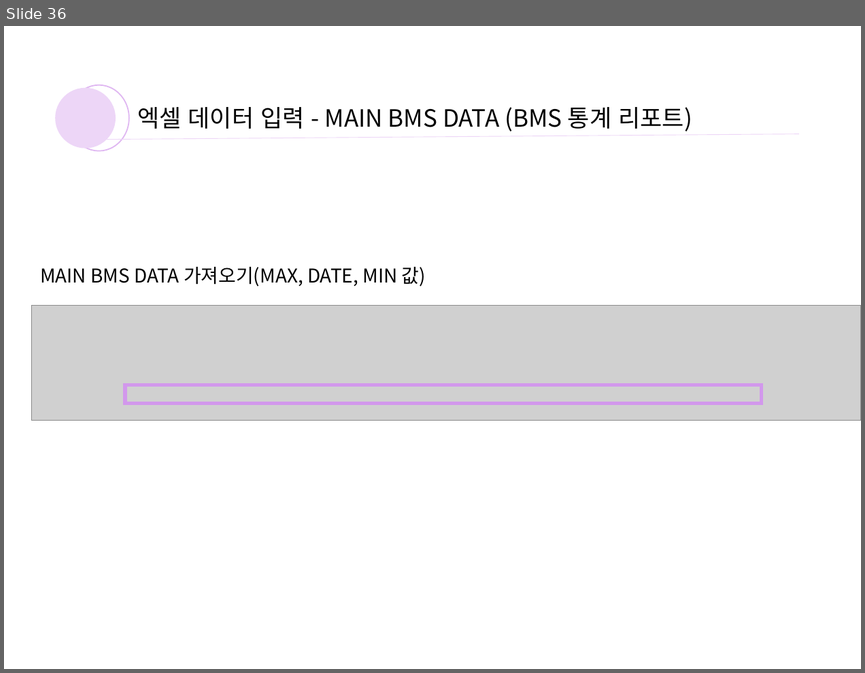
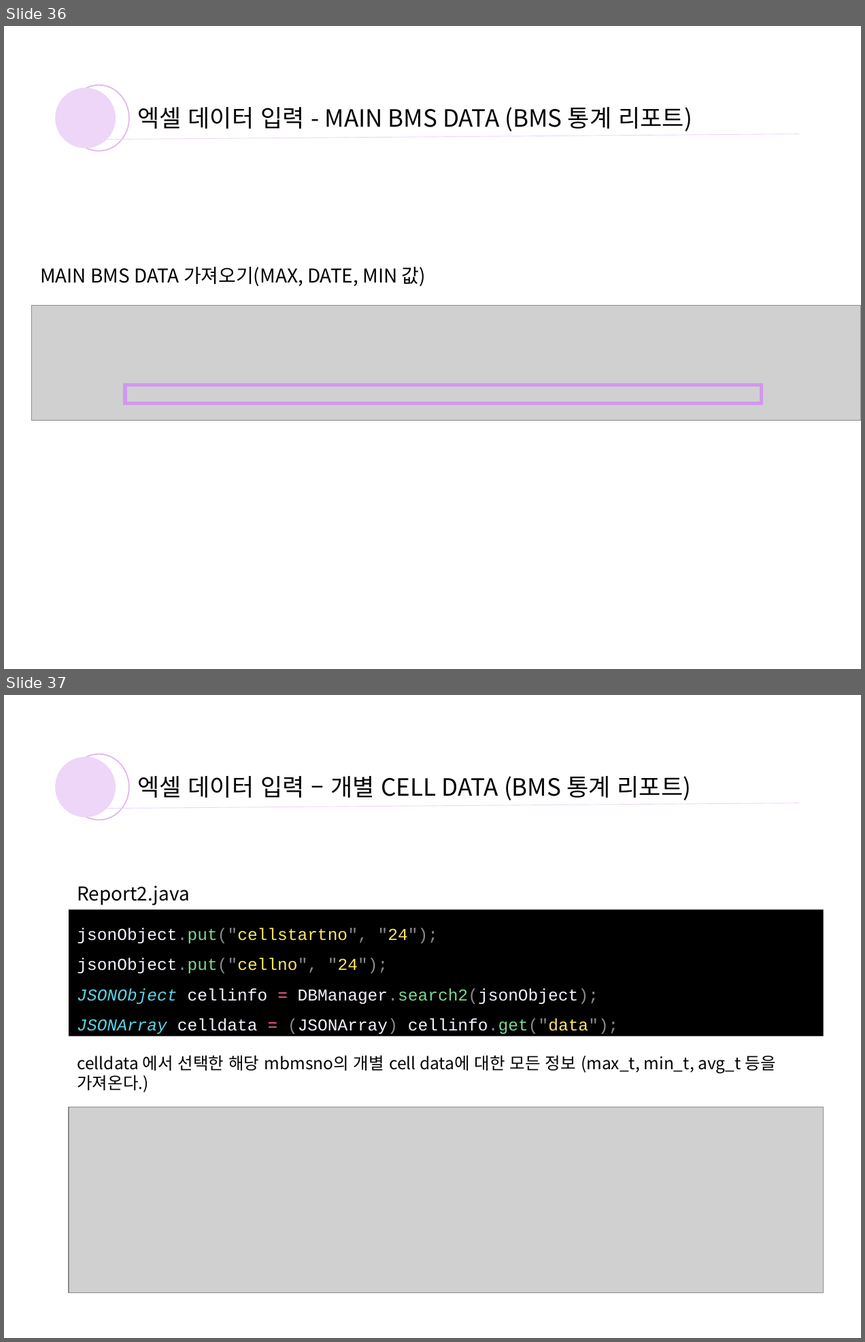
Before and after one commit to yoosooop/INTERN_log, a slide deck: bms 엑셀 파일 생성.pptx. Shown one above the other, each under a label of ours: slide 36 before the commit, slides 36 and 37 after it. The pictures are 865x673 and 865x1342 pixels, drawn with LibreOffice and Linux fonts; fonts in the diff are those of the drawing; grey boxes stand for pictures. Boxes give left, top, right and bottom in pixels: in the first picture for what was removed or moved away, otherwise in the second. Text is boxed around its words. In the diff, an @@ line names an element or a change of style, - is before the commit and + after.

```diff
--- a/bms 엑셀 파일 생성.pptx
+++ b/bms 엑셀 파일 생성.pptx
@@ slide 37 added at (4,695,861,1338), background #FFFFFF @@
@@ ellipse added at (68,754,128,820), outline #D298EC 1 pt @@
@@ ellipse added at (56,757,116,817), fill #EDD6F7 @@
@@ text added at (137,776,691,800), 20 pt, text #000000 @@
+엑셀 데이터 입력 – 개별 CELL DATA (BMS 통계 리포트)
@@ line added from (107, 808) to (799, 803), #EDD6F7 0.5 pt @@
@@ text added at (77,885,190,905), 16 pt, text #000000 @@
+Report2.java
@@ rectangle added at (68,909,823,1036), fill #000000, 14 pt, text #F7F1FF @@
+jsonObject.put("cellstartno", "24");
+jsonObject.put("cellno", "24");
+JSONObject cellinfo = DBManager.search2(jsonObject);
+JSONArray celldata = (JSONArray) cellinfo.get("data");
@@ text added at (77,1055,776,1092), 14 pt, text #000000 @@
+celldata 에서 선택한 해당 mbmsno의 개별 cell data에 대한 모든 정보 (max_t, min_t, avg_t 등을 가져온다.)
@@ picture added at (68,1107,823,1293) @@
```
Also in this commit, not shown: 2 slides changed, 2 other slides added, 4 slides removed, 1 other file.
